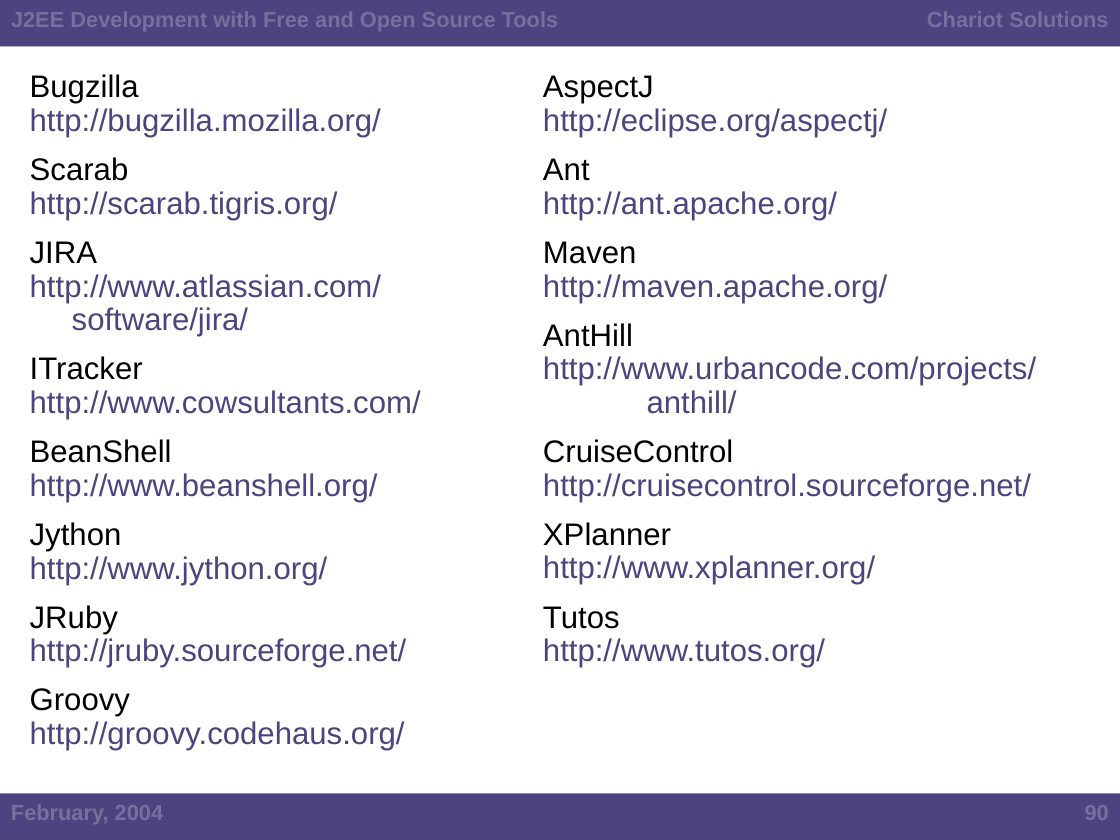
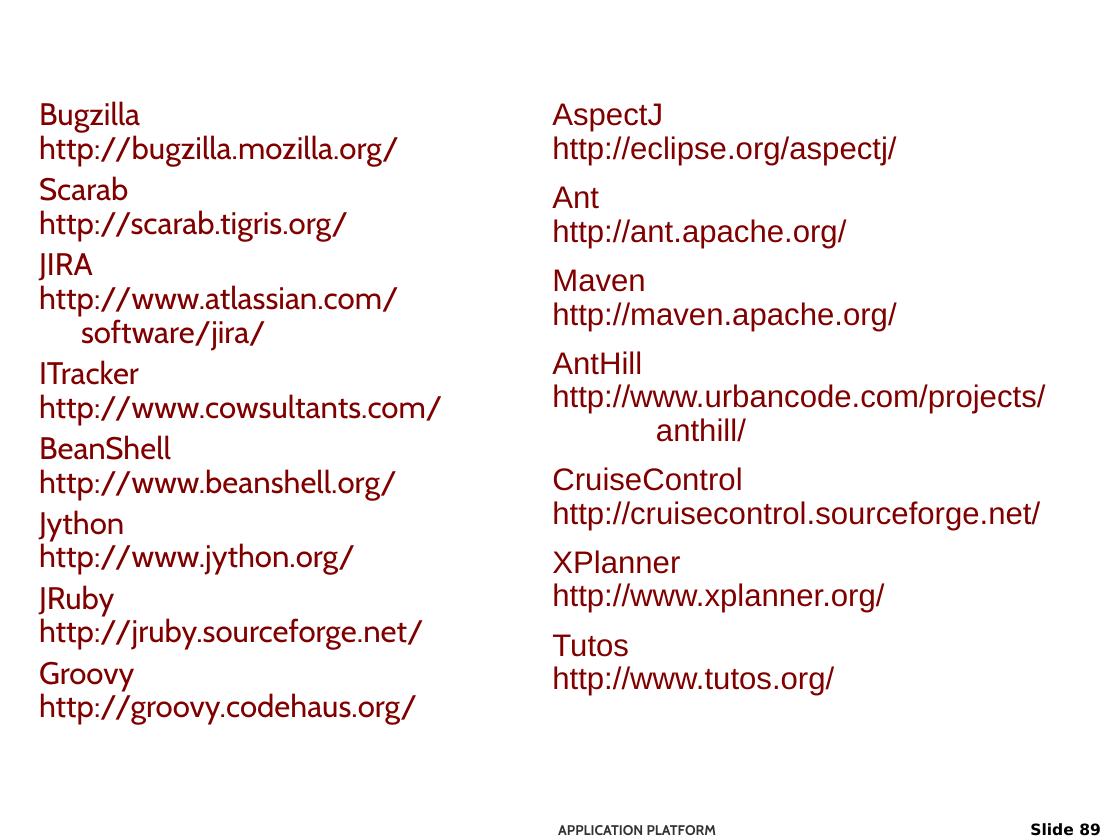
Before and after one commit to netspective/NEFS, a slide deck: slide 89 of support/docs/J2EE Development Using Open Source Software.ppt (slide 90 before the commit). Drawn at 1120x840 pixels with LibreOffice and Linux fonts; fonts in the diff are those of the drawing; background and template pictures are left out. Boxes give left, top, right and bottom in pixels: in the first picture for what was removed or moved away, otherwise in the second. Text is boxed around its words. In the diff, an @@ line names an element or a change of style, - is before the commit and + after.

Commit message:
The theme has been replaced, but it's still got foreign content that needs to be replaced and reworked.

```diff
--- a/support/docs/J2EE Development Using Open Source Software.ppt
+++ b/support/docs/J2EE Development Using Open Source Software.ppt
@@ rectangle removed at bbox=[0, 0, 1120, 47] @@
@@ text removed at bbox=[11, 12, 559, 31] @@
-J2EE Development with Free and Open Source Tools
@@ text removed at bbox=[927, 12, 1108, 27] @@
-Chariot Solutions
@@ rectangle removed at bbox=[0, 47, 1120, 784] @@
@@ rectangle removed at bbox=[159, 47, 1120, 224] @@
@@ text "Bugzilla": place and size @@
-text "Bugzilla" at bbox=[30, 74, 421, 750]
+text "Bugzilla" at bbox=[39, 101, 442, 725]
@@ text "Bugzilla" at bbox=[39, 101, 442, 725]: font Arial to Cabin; text colour #000000 to #800000 in "Bugzilla", "Scarab", "JIRA", "ITracker" and 4 more places; text colour #4D437F to #800000 in "http://bugzilla.mozilla.org/", "http://scarab.tigris.org/", "http://www.atlassian.com/software/jira/", "http://www.cowsultants.com/" and 4 more places; less space between paragraphs @@
@@ text "AspectJ": place and size @@
-text "AspectJ" at bbox=[543, 75, 1036, 668]
+text "AspectJ" at bbox=[552, 103, 1045, 696]
@@ text "AspectJ" at bbox=[552, 103, 1045, 696]: text colour #000000 to #800000 in "AspectJ", "Ant", "Maven", "AntHill" and 3 more places; text colour #4D437F to #800000 in "http://eclipse.org/aspectj/", "http://ant.apache.org/", "http://maven.apache.org/", "http://www.urbancode.com/projects/" and 4 more places @@
@@ rectangle removed at bbox=[0, 793, 1120, 840] @@
@@ text removed at bbox=[11, 805, 164, 824] @@
-February, 2004
@@ page number removed at bbox=[1085, 805, 1109, 820] @@
-90
@@ text added at bbox=[558, 825, 717, 835], 9 pt, text #333333, bold @@
+APPLICATION PLATFORM
@@ page number added at bbox=[1030, 823, 1101, 836], 10 pt, text #000000, bold @@
+Slide 89
```
Also in this commit, not shown: 87 other slides changed, 1 slide added, 2 slides removed.
